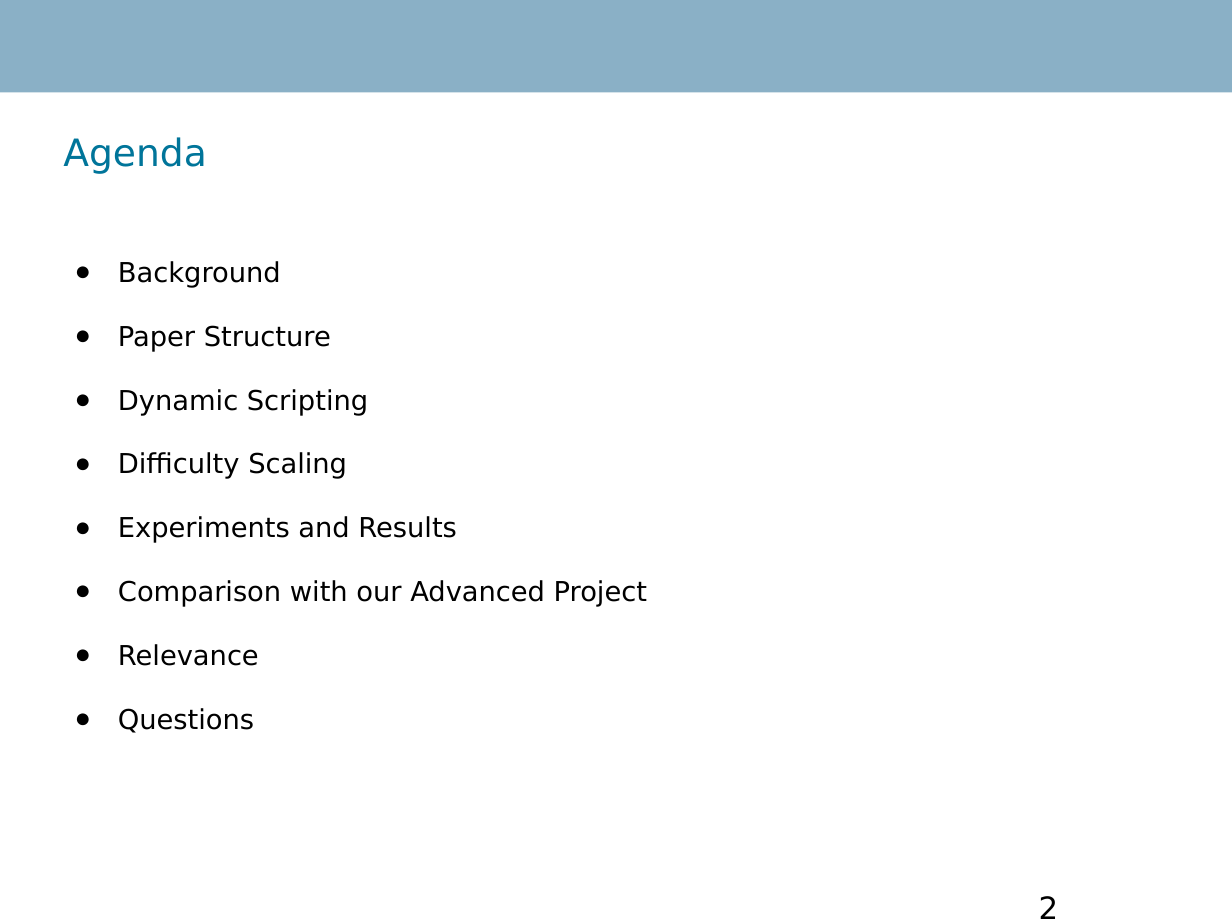
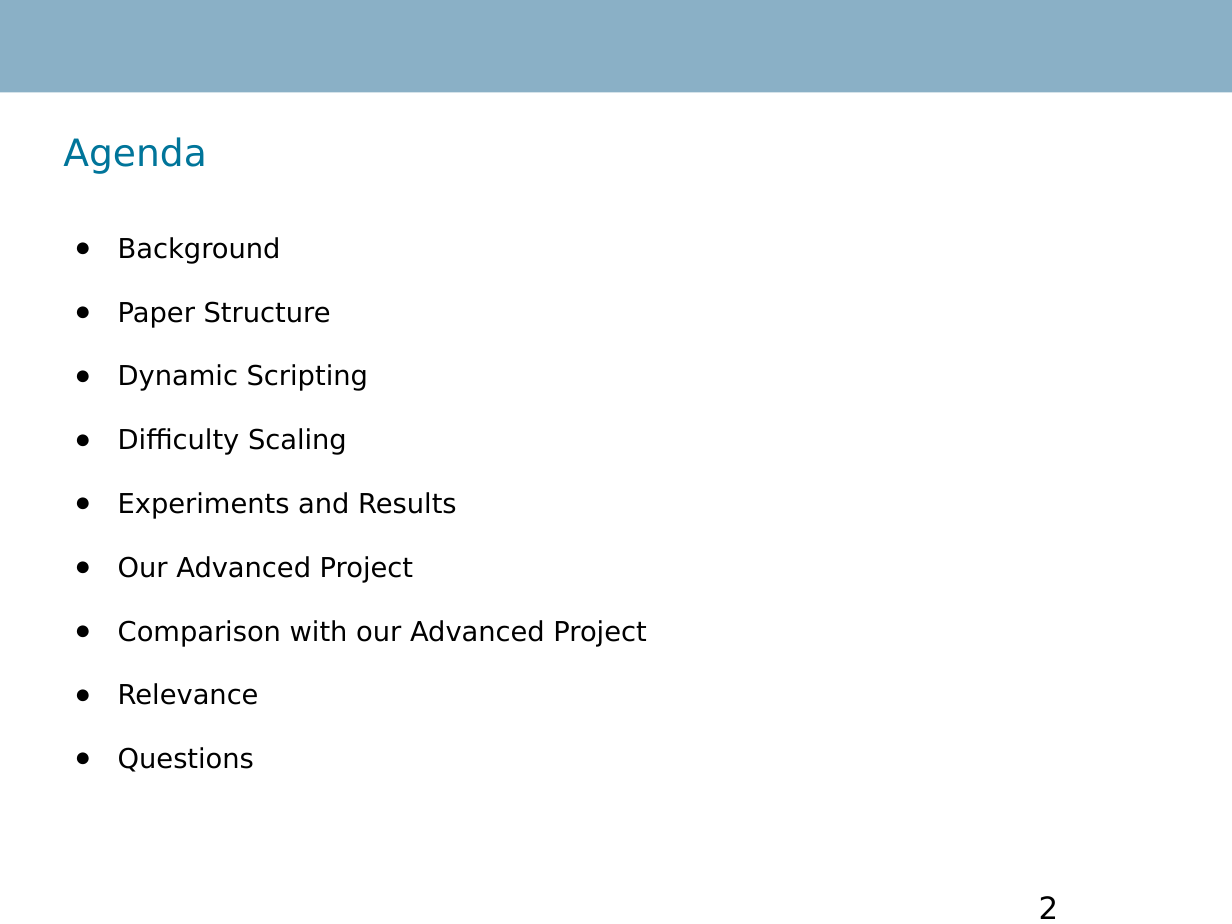
Before and after one commit to RobinTo/AdaptiveGame, a slide deck: slide 2 of IKT426 Research Seminar Report/presentation.ppt. Drawn at 1232x924 pixels with LibreOffice and Linux fonts; fonts in the diff are those of the drawing; background and template pictures are left out. Boxes give left, top, right and bottom in pixels: in the first picture for what was removed or moved away, otherwise in the second. Text is boxed around its words. In the diff, an @@ line names an element or a change of style, - is before the commit and + after.

```diff
--- a/IKT426 Research Seminar Report/presentation.ppt
+++ b/IKT426 Research Seminar Report/presentation.ppt
@@ text "Background": place and size @@
-text "Background" at bbox=[118, 261, 647, 733]
+text "Background" at bbox=[118, 237, 646, 772]
@@ text at bbox=[118, 237, 646, 772]: indent changed @@
@@ text at bbox=[118, 556, 413, 583]: paragraph added @@
+● Our Advanced Project
```
Also in this commit, not shown: 6 other slides changed, 2 slides added, 1 slide removed, 1 other file.
